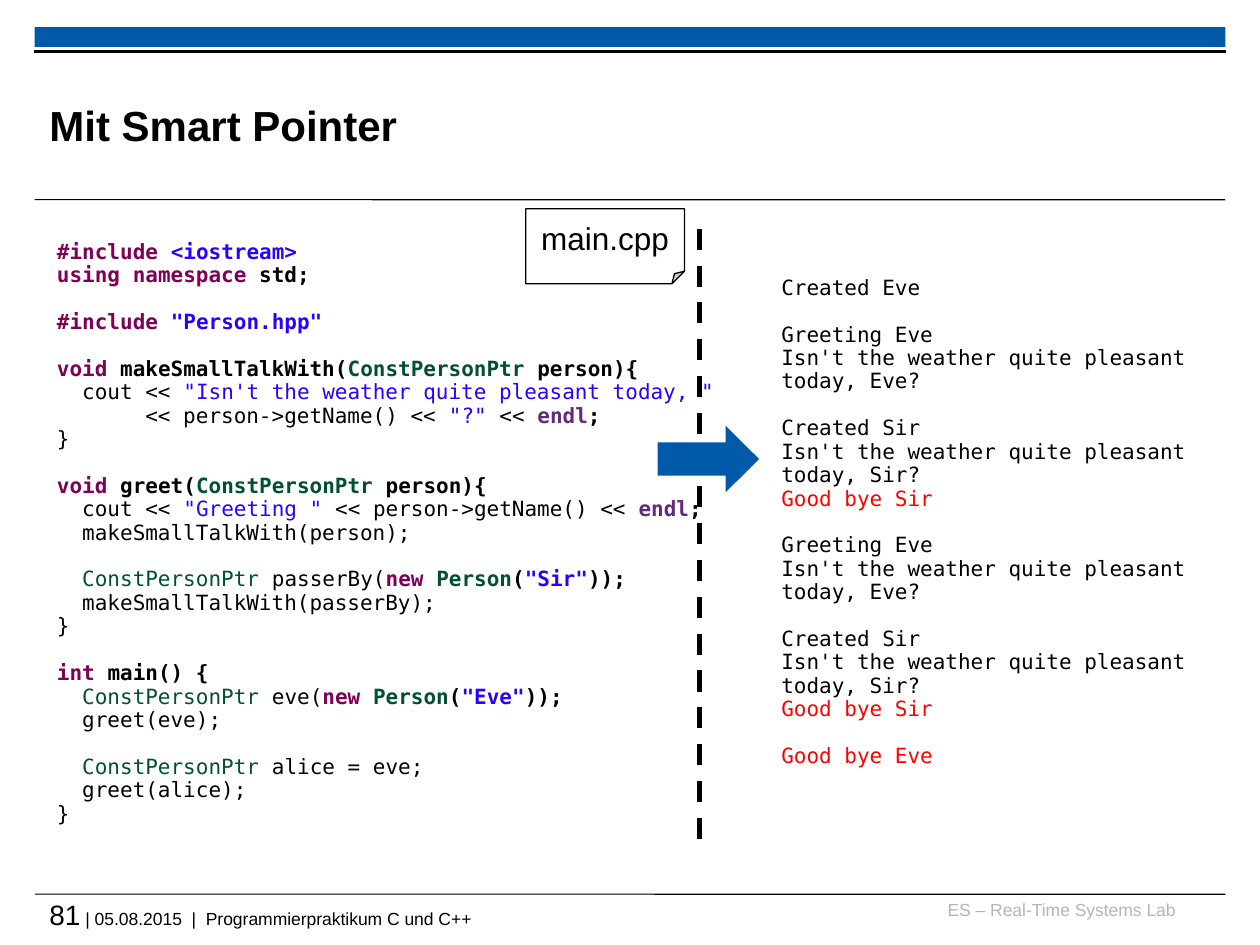
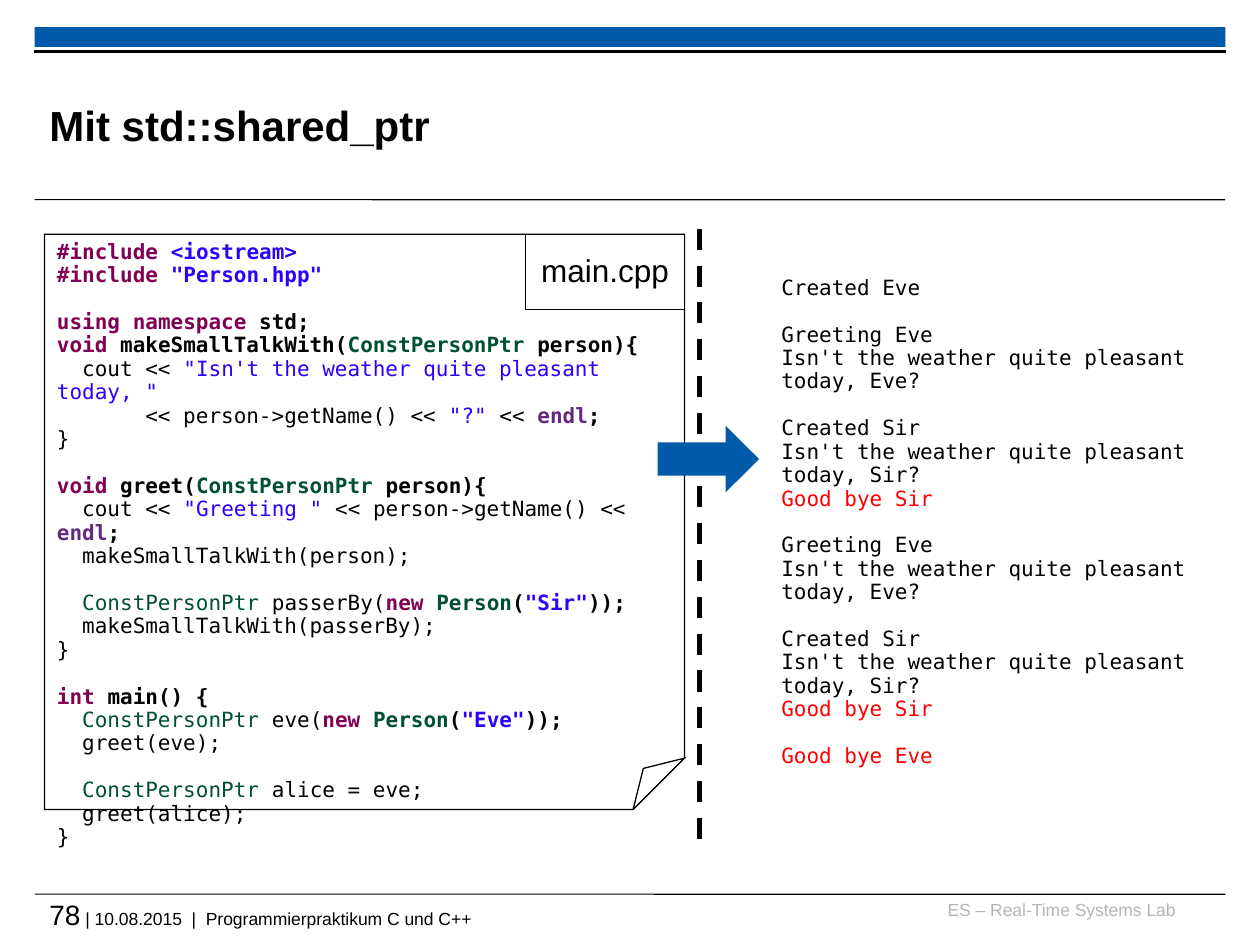
Before and after one commit to h82k/tud-cppp, a slide deck: slide 78 of vorlesung/cppp_lecture.pptx (slide 81 before the commit). Drawn at 1260x945 pixels with LibreOffice and Linux fonts; fonts in the diff are those of the drawing; background and template pictures are left out. Boxes give left, top, right and bottom in pixels: in the first picture for what was removed or moved away, otherwise in the second. Text is boxed around its words. In the diff, an @@ line names an element or a change of style, - is before the commit and + after.

```diff
--- a/vorlesung/cppp_lecture.pptx
+++ b/vorlesung/cppp_lecture.pptx
@@ title at [49, 110, 430, 150]: text changed @@
-Mit Smart Pointer
+Mit std::shared_ptr
@@ folded corner "#include <iostream>": place and size @@
-folded corner "#include <iostream>" at [57, 242, 702, 802]
+folded corner "#include <iostream>" at [44, 234, 684, 810]
@@ folded corner "#include <iostream>" at [44, 234, 684, 810]: outline none to #000000 0.75 pt @@
@@ rectangle "main.cpp": place and size @@
-rectangle "main.cpp" at [525, 209, 684, 285]
+rectangle "main.cpp" at [525, 234, 684, 310]
@@ rectangle "main.cpp" at [525, 234, 684, 310]: folded corner to rectangle @@
@@ text in folded corner at [57, 265, 323, 287]: paragraph added @@
+#include "Person.hpp"
@@ text in folded corner at [57, 312, 323, 334]: paragraph removed @@
-#include "Person.hpp"
@@ text at [49, 905, 471, 929]: text changed @@
-81 | 05.08.2015 | Programmierpraktikum C und C++
+78 | 10.08.2015 | Programmierpraktikum C und C++
```
Also in this commit, not shown: 70 other slides changed, 1 slide added, 1 slide removed, 1 other file.
